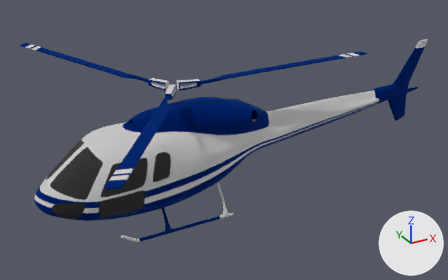
The glTF model FirstPersonShooter/Assets/Other/heli/heli.gltf as it was, and as the next commit left it.
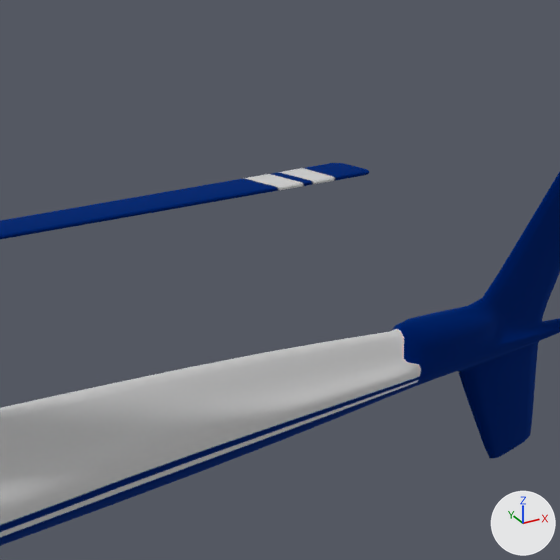
There are two pictures of each version: one whole from a camera (50 mm lens) standing at (-2.51, -4.55, 2.83) and looking at (0.08, 0.15, 0.48), one close up on the part from 63% to 92% of the width and 5% to 52% of the height. The axes (+X, +Y, +Z) are drawn at lower right. The lights are the same throughout. Vertices at the same position are counted once.

Before the edit, the objects in view are built like this:
```python
me_cube_005 = bpy.data.meshes.new('Cube.005')
me_cube_005.from_pydata(...)  # 7761 vertices, 15408 faces; spans x -1.23..2.91, y -1.62..1.77, z -0.14..1.07
me_cube_005.materials.append(mat_helicopter)  # picture img_helicopter_albedo2
ob_cube_002 = bpy.data.objects.new('Cube.002', me_cube_005)
ob_cube_002.location = (-0.499, 0.0, 0.144)
```
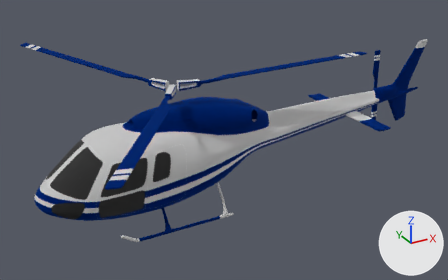
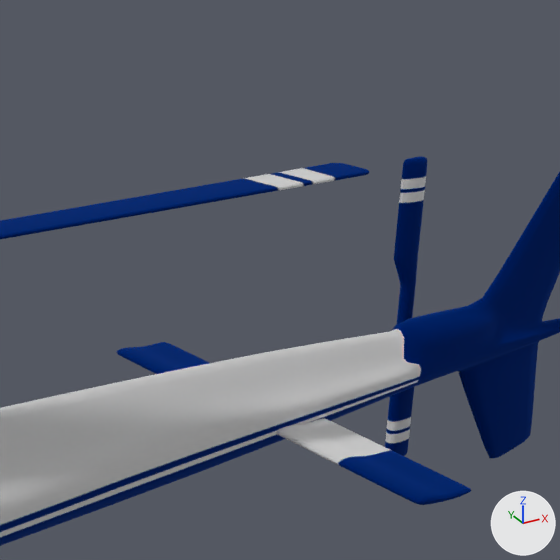
Commit message: better heli model

Boxes [x1, y1, x2, y2] around the edits, measured in the close-ups (560 x 560 px):
'Cube.002', reshaped
    before: [0, 163, 560, 546]
    after: [0, 157, 560, 546]
part 1 of me_cube_005, added
    after: [117, 342, 471, 505]
part 2 of me_cube_005, added (blue)
    after: [394, 157, 427, 314]
part 3 of me_cube_005, added
    after: [385, 312, 414, 456]

The change, as a diff of the scene's bpy script:
```diff
--- a/FirstPersonShooter/Assets/Other/heli/heli.gltf.py
+++ b/FirstPersonShooter/Assets/Other/heli/heli.gltf.py
@@ me_cube_005 @@
 # used by ob_cube_002; location = (-0.499, 0.0, 0.144)
-me_cube_005.from_pydata(...)  # 7761 vertices, 15408 faces; spans x -1.23..2.91, y -1.62..1.77, z -0.14..1.07
+me_cube_005.from_pydata(...)  # 8529 vertices, 16912 faces; spans x -1.23..2.91, y -1.62..1.77, z -0.14..1.07
+# me_cube_005 part 1: a new loose piece of 330 vertices spanning x 1.82..1.98, y -0.56..0.56, z 0.42..0.44, in mat_helicopter (picture img_helicopter_albedo2)
+# me_cube_005 part 2: a new loose piece of 219 vertices spanning x 2.36..2.44, y 0.16..0.19, z 0.56..0.95, in mat_helicopter (picture img_helicopter_albedo2)
+# me_cube_005 part 3: a new loose piece of 219 vertices spanning x 2.4..2.47, y 0.16..0.19, z 0.17..0.56, in mat_helicopter (picture img_helicopter_albedo2)
 me_cube_005.materials.append(mat_helicopter)
```
